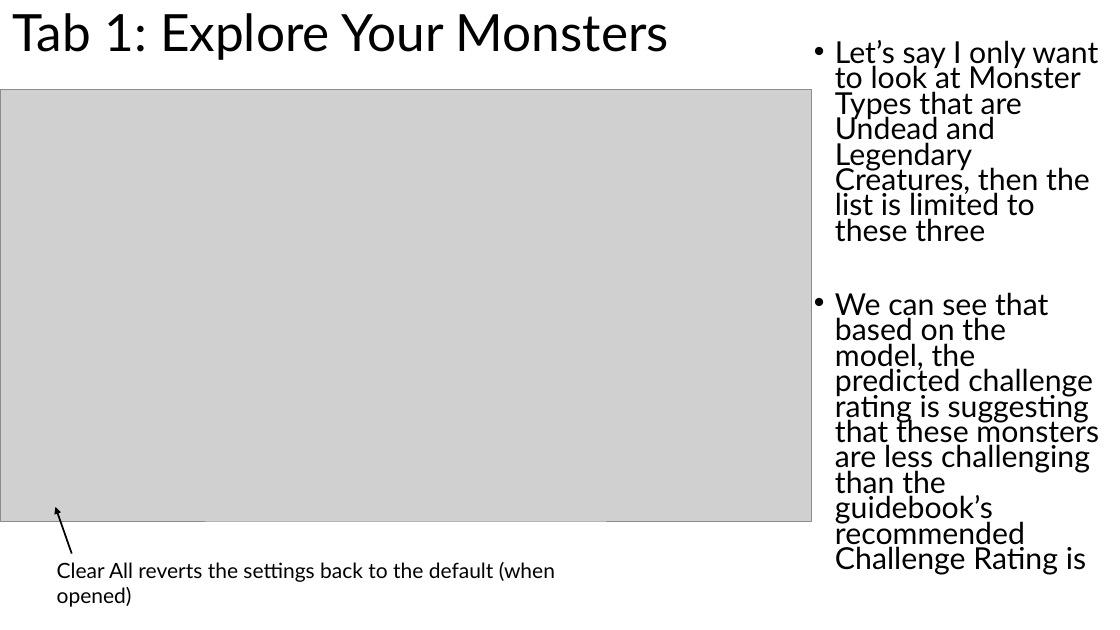
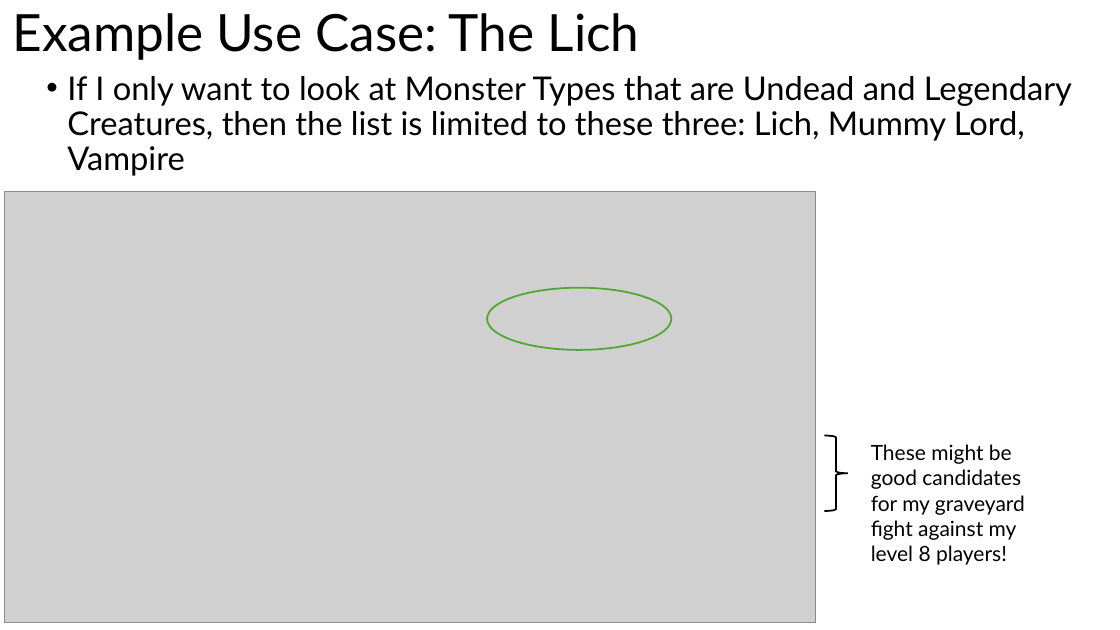
Before and after one commit to odelmas-sci/824-final, a slide deck: slide 18 of Monsters of Dungeons and Dragons.pptx (slide 8 before the commit). Drawn at 1120x630 pixels with LibreOffice and Linux fonts; fonts in the diff are those of the drawing; grey boxes stand for pictures. Boxes give left, top, right and bottom in pixels: in the first picture for what was removed or moved away, otherwise in the second. Text is boxed around its words. In the diff, an @@ line names an element or a change of style, - is before the commit and + after.

```diff
--- a/Monsters of Dungeons and Dragons.pptx
+++ b/Monsters of Dungeons and Dragons.pptx
@@ title at bbox=[12, 13, 640, 60]: text changed @@
-Tab 1: Explore Your Monsters
+Example Use Case: The Lich
@@ text at bbox=[67, 76, 1072, 176]: text changed; size 25.9 to 28 pt @@
-• Let’s say I only want to look at Monster Types that are Undead and Legendary Creatures, then the list is limited to these three
-• We can see that based on the model, the predicted challenge rating is suggesting that these monsters are less challenging than the guidebook’s recommended Challenge Rating is
+• If I only want to look at Monster Types that are Undead and Legendary Creatures, then the list is limited to these three: Lich, Mummy Lord, Vampire
@@ picture: place and size @@
-picture at bbox=[0, 90, 812, 522]
+picture at bbox=[4, 192, 816, 623]
@@ ellipse added at bbox=[487, 287, 671, 350], outline #4EA72E 1.5 pt @@
@@ right brace added at bbox=[824, 436, 848, 512], outline #000000 1.5 pt @@
@@ text added at bbox=[871, 444, 1025, 565], 18 pt, text #000000 @@
+These might be good candidates for my graveyard fight against my level 8 players!
@@ arrow removed from (71, 554) to (55, 507) @@
@@ text removed at bbox=[57, 562, 555, 582] @@
-Clear All reverts the settings back to the default (when opened)
```
Also in this commit, not shown: 10 other slides changed, 6 slides added, 2 slides removed, 1 other file.
